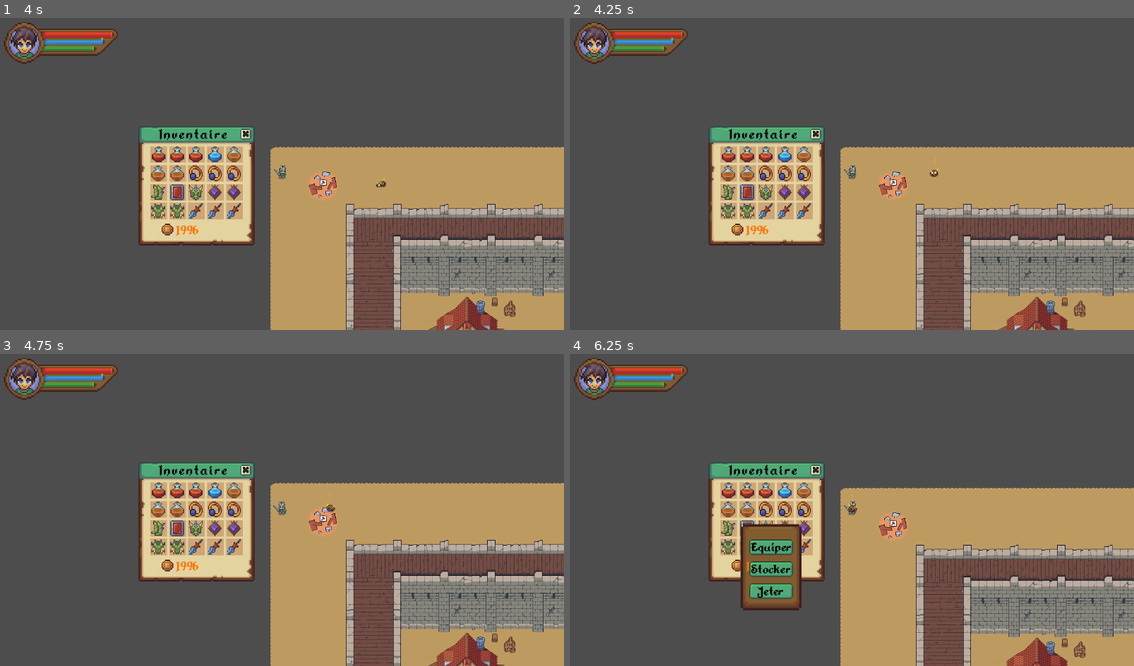
Above: before the commit, frames 1-4 (two rows, left to right).
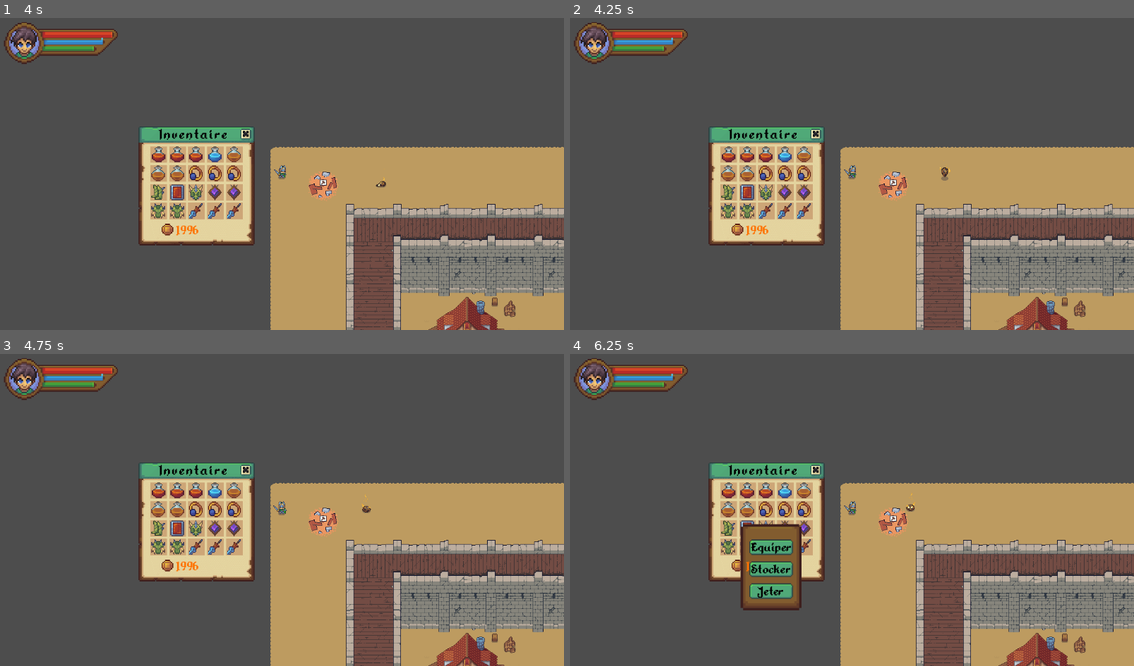
Above: after the commit, the same moments.

Repository: drakaner/Knight-Protector-v2
Game: Godot game, scene res://Scenes/scene_menu.tscn
Same seed, same stepped clock (60 frames per second), same inputs: the game is played once before the commit and once after it. Sound files missing from this copy of the repository are replaced by a short silence.
Inputs (mouse positions are in pixels of both pictures, inside the frame that each line leads up to):
- Up to frame 1 (4 s): click "Appuyer pour jouer !" at 0.5 s; tap Enter at 1.25 s; move the mouse to (253, 236) at 1.27 s; hold M (m) 1.28-2.03 s; hold Up (ui_up) 1.28-2.78 s; tap I (i) at 1.35, 2.3, 3.8 s; click (253, 236) at 1.42 s; move the mouse to (451, 220) at 2.02 s; tap M (m) at 2.1, 3.05 s; move the mouse to (112, 124) at 2.77 s; hold Shift (Shift) 2.78-3.53 s; hold Left (ui_left) from 2.78 s (still down); move the mouse to (310, 170) at 3.52 s; click (310, 170) at 3.6 s
- Up to frame 2 (4.25 s): keep holding Left (ui_left)
- Up to frame 3 (4.75 s): move the mouse to (197, 428) at 4.27 s; release Left (ui_left) at 4.28 s; hold Down (ui_down) from 4.28 s (still down); hold M (m) from 4.28 s (still down); right-click (197, 428) at 4.35 s
- Up to frame 4 (6.25 s): move the mouse to (976, 491) at 5.02 s; release Down (ui_down) at 5.03 s; release M (m) at 5.03 s; hold Right (ui_right) 5.03-5.78 s; tap I (i) at 5.1 s; move the mouse to (739, 522) at 5.77 s; hold Up (ui_up) from 5.78 s (still down); hold M (m) from 5.78 s (still down); click (739, 522) at 5.92 s

Frame 1 is identical in both runs. In frame 2, less than 0.1% of the frame differs, in the area x 63-68%, y 45-53%; in frame 3, less than 0.1%; in frame 4, 7.4%, in the area x 47-100%, y 41-100%.

Commit message:
20 octo p2

Diff:
--- a/Scripts/slime_3.gd
+++ b/Scripts/slime_3.gd
@@ -8,6 +8,7 @@
 #idle / move / run / attack / hurt / dead
 var etat_ennemy = ""
 var etat_time = 0
+var etat_timePoursuite = 0
 var etat_bool = false
 var rnd_etat = 0
 var etat_vx = 0
@@ -105,20 +106,61 @@
 
 	elif etat_ennemy == "poursuite":
 		if NodeGamePlay.hero.img[NodeGamePlay.hero.current].position.x > position.x:
+			etat_ennemy = "run_right"
+		if NodeGamePlay.hero.img[NodeGamePlay.hero.current].position.x < position.x:
+			etat_ennemy = "run_left"
+
+		if NodeGamePlay.hero.img[NodeGamePlay.hero.current].position.y > position.y:
+			etat_ennemy = "run_down"
+		if NodeGamePlay.hero.img[NodeGamePlay.hero.current].position.y < position.y:
+			etat_ennemy = "run_up"
+
+		position += Vector2(etat_vx, etat_vy)*delta
+
+	elif etat_ennemy == "run_up":
+		etat_vy = -140
+		if etat_bool ==  false:
+			_etat_anime("run_up", true)
+			etat_bool = true
+		etat_timePoursuite -= delta
+
+		if etat_timePoursuite <= 0:
+			etat_ennemy = "poursuite"
+			etat_bool = false
+
+	elif etat_ennemy == "run_right":
+		etat_vx = 140
+		if etat_bool ==  false:
 			_etat_anime("run_right", true)
-			etat_vx = 140
-		elif NodeGamePlay.hero.img[NodeGamePlay.hero.current].position.x < position.x:
+			etat_bool = true
+		etat_timePoursuite -= delta
+
+		if etat_timePoursuite <= 0:
+			etat_ennemy = "poursuite"
+			etat_bool = false
+
+	elif etat_ennemy == "run_down":
+		etat_vy = 140
+		if etat_bool ==  false:
+			_etat_anime("run_down", true)
+			etat_bool = true
+		etat_timePoursuite -= delta
+
+		if etat_timePoursuite <= 0:
+			etat_ennemy = "poursuite"
+			etat_bool = false
+
+	elif etat_ennemy == "run_left":
+		etat_vx = -140
+		if etat_bool ==  false:
 			_etat_anime("run_left", true)
-			etat_vx = -140
-
-		if NodeGamePlay.hero.img[NodeGamePlay.hero.current].position.y > position.y:
-			_etat_anime("run_down", true)
-			etat_vy = 140
-		elif NodeGamePlay.hero.img[NodeGamePlay.hero.current].position.y < position.y:
-			_etat_anime("run_up", true)
-			etat_vy = -140
-
-		position += Vector2(etat_vx, etat_vy)*delta
+			etat_bool = true
+		etat_timePoursuite -= delta
+
+		if etat_timePoursuite <= 0:
+			etat_ennemy = "poursuite"
+			etat_bool = false
+
 
 # Called when the node enters the scene tree for the first time.
 func _ready() -> void:
